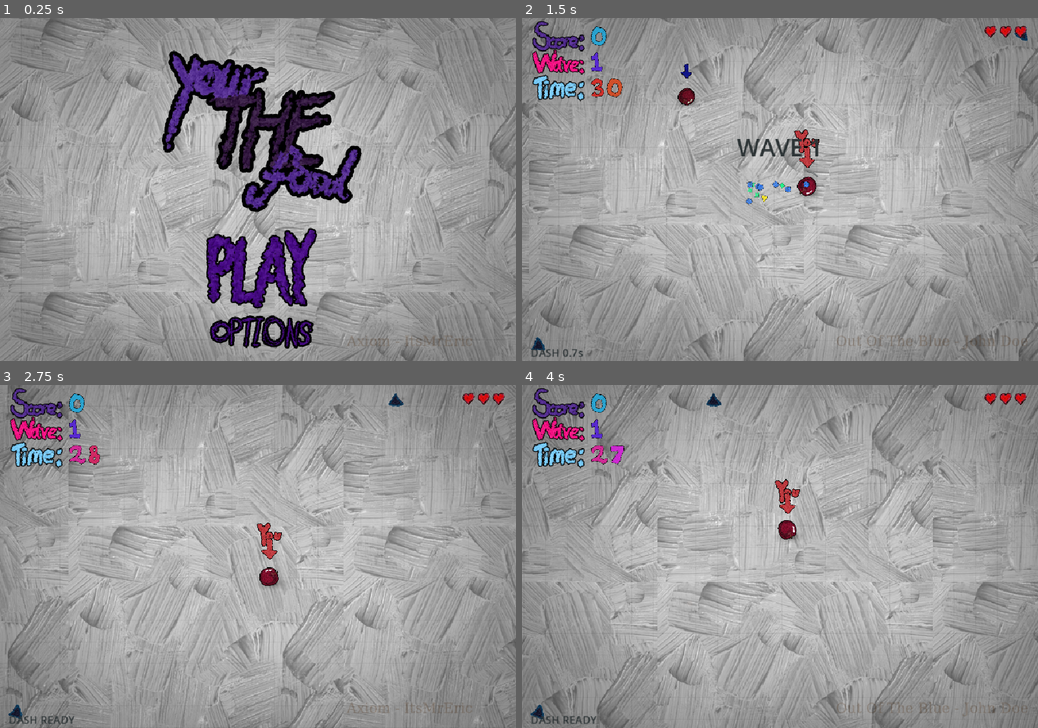
Above: before the commit, frames 1-4 (two rows, left to right).
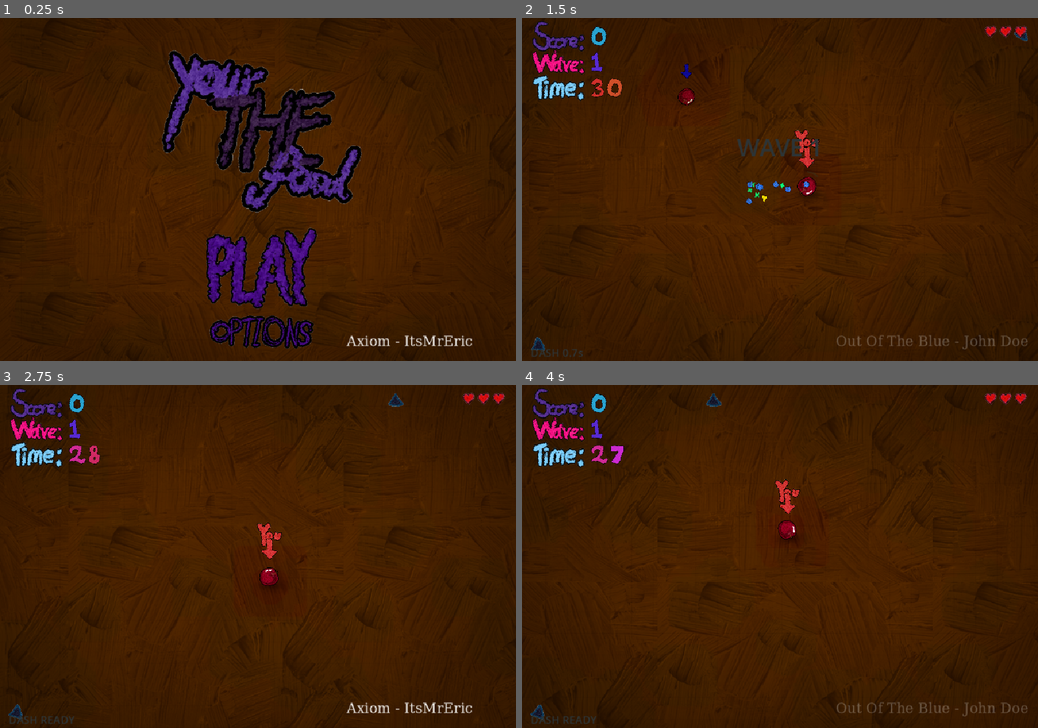
Above: after the commit, the same moments.

Repository: wizenroom/youre-the-food
Game: Godot game, scene res://scenes/main.tscn
Same seed, same stepped clock (60 frames per second), same inputs: the game is played once before the commit and once after it.
Inputs (mouse positions are in pixels of both pictures, inside the frame that each line leads up to):
- Up to frame 1 (0.25 s): no input
- Up to frame 2 (1.5 s): click (785, 268) at 0.5 s; tap Enter (menu_start) at 1.25 s; move the mouse to (893, 172) at 1.27 s; hold D (move_right) from 1.28 s (still down); tap Space (dash) at 1.35 s
- Up to frame 3 (2.75 s): move the mouse to (154, 573) at 2.02 s; release D (move_right) at 2.03 s; hold S (move_down) from 2.03 s (still down); tap Space (dash) at 2.1 s
- Up to frame 4 (4 s): move the mouse to (831, 481) at 2.77 s; release S (move_down) at 2.78 s; hold D (move_right) 2.78-3.53 s; tap Space (dash) at 2.85, 3.6 s; move the mouse to (754, 625) at 3.52 s; hold W (move_up) from 3.53 s (still down)

The runs differ from the first frame. In frame 1, 88% of the frame differs, in the area x 0-100%, y 0-100%; in frame 2, 97%; in frame 3, 98%; in frame 4, 98%.

Commit message:
- Brown Background + Post Processing

Diff:
--- a/scenes/bgm.tscn
+++ b/scenes/bgm.tscn
@@ -51,7 +51,6 @@
 [sub_resource type="LabelSettings" id="LabelSettings_1edjn"]
 font = SubResource("FontFile_0ebda")
 font_size = 26
-font_color = Color(0.25871173, 0.120399185, 8.4228816e-08, 1)
 
 [node name="BGM" type="CanvasLayer" unique_id=1703786727]
 script = ExtResource("1_u4ddl")
@@ -72,8 +71,7 @@
 mouse_filter = 2
 
 [node name="Axiom" type="Label" parent="Control" unique_id=1728693441]
-visible = false
-modulate = Color(1, 1, 1, 0.26666668)
+modulate = Color(1, 1, 1, 0.8901961)
 layout_mode = 1
 anchors_preset = 3
 anchor_left = 1.0
--- a/scenes/main.tscn
+++ b/scenes/main.tscn
@@ -43,7 +43,7 @@
 shader = ExtResource("3_jscy8")
 shader_parameter/threshold = 0.1
 shader_parameter/growth = 0.0
-shader_parameter/transparency = 1.0
+shader_parameter/transparency = 0.7
 shader_parameter/outline_size = 0.08
 shader_parameter/vein_threshold = 0.3
 shader_parameter/noise_scale = 0.5
@@ -60,6 +60,18 @@
 shader_parameter/softness = 1.0
 shader_parameter/strength = 0.3090000146775
 
+[sub_resource type="Environment" id="Environment_1edjn"]
+background_mode = 3
+glow_enabled = true
+glow_intensity = 4.59
+glow_bloom = 0.09
+glow_hdr_threshold = 4.0
+glow_hdr_scale = 4.0
+glow_hdr_luminance_cap = 11.29
+adjustment_enabled = true
+adjustment_contrast = 1.1
+adjustment_saturation = 1.1
+
 [node name="Main" type="Node2D" unique_id=32625488]
 script = ExtResource("1")
 
@@ -68,6 +80,7 @@
 [node name="World" type="Node2D" parent="." unique_id=464254647]
 
 [node name="Background2" type="Sprite2D" parent="World" unique_id=578415228]
+modulate = Color(0.33858034, 0.19579157, 0.034477092, 1)
 texture_repeat = 2
 position = Vector2(-512, -512)
 texture = ExtResource("6")
@@ -462,3 +475,6 @@
 grow_horizontal = 2
 grow_vertical = 2
 mouse_filter = 2
+
+[node name="WorldEnvironment" type="WorldEnvironment" parent="." unique_id=1756356748]
+environment = SubResource("Environment_1edjn")
--- a/scripts/player.gd
+++ b/scripts/player.gd
@@ -270,7 +270,7 @@
 	if power == "pierce":
 		additionalsize = 10
 
-	Util.draw_shadow(self, Vector2.ZERO, 38 + additionalsize)
+	Util.draw_shadow(self, Vector2.ZERO, 50 + additionalsize)
 
 	# turbo: painted lightning streaks trailing behind the ball
 	if power == "turbo" and vel.length() > 40.0:
